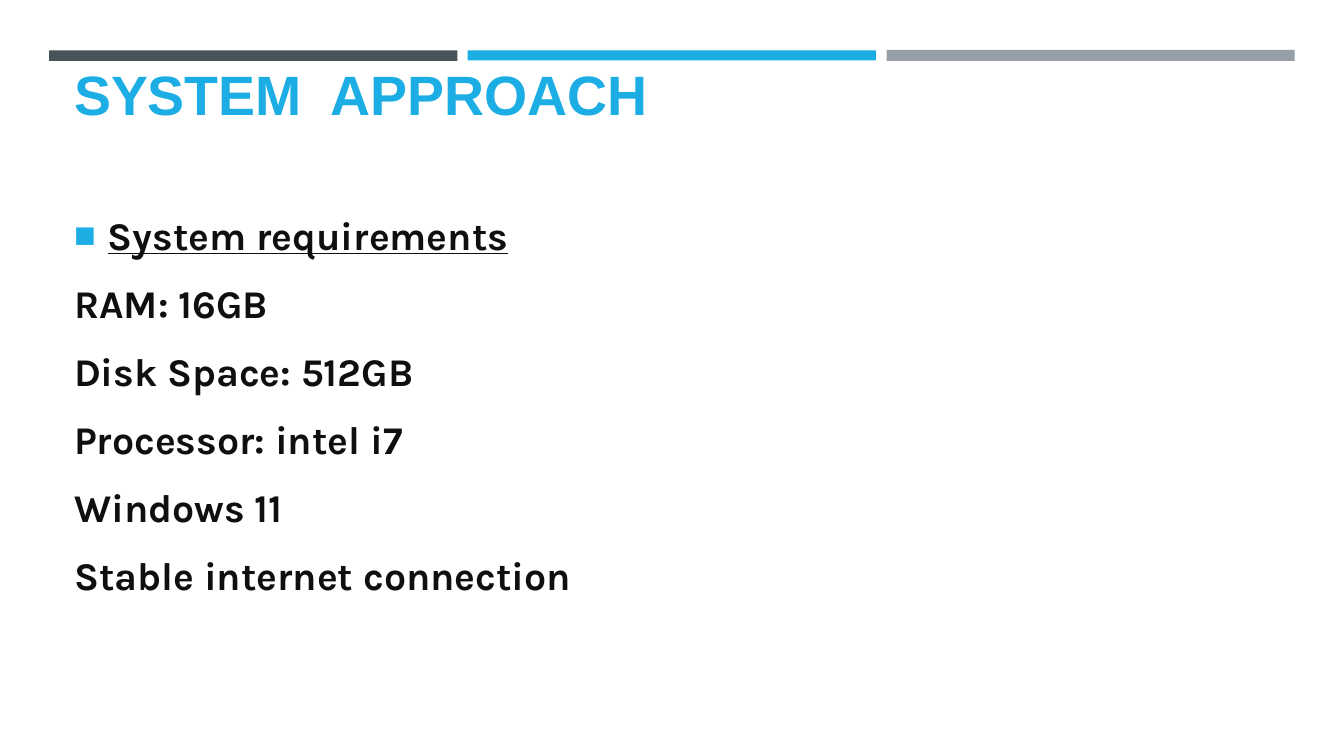
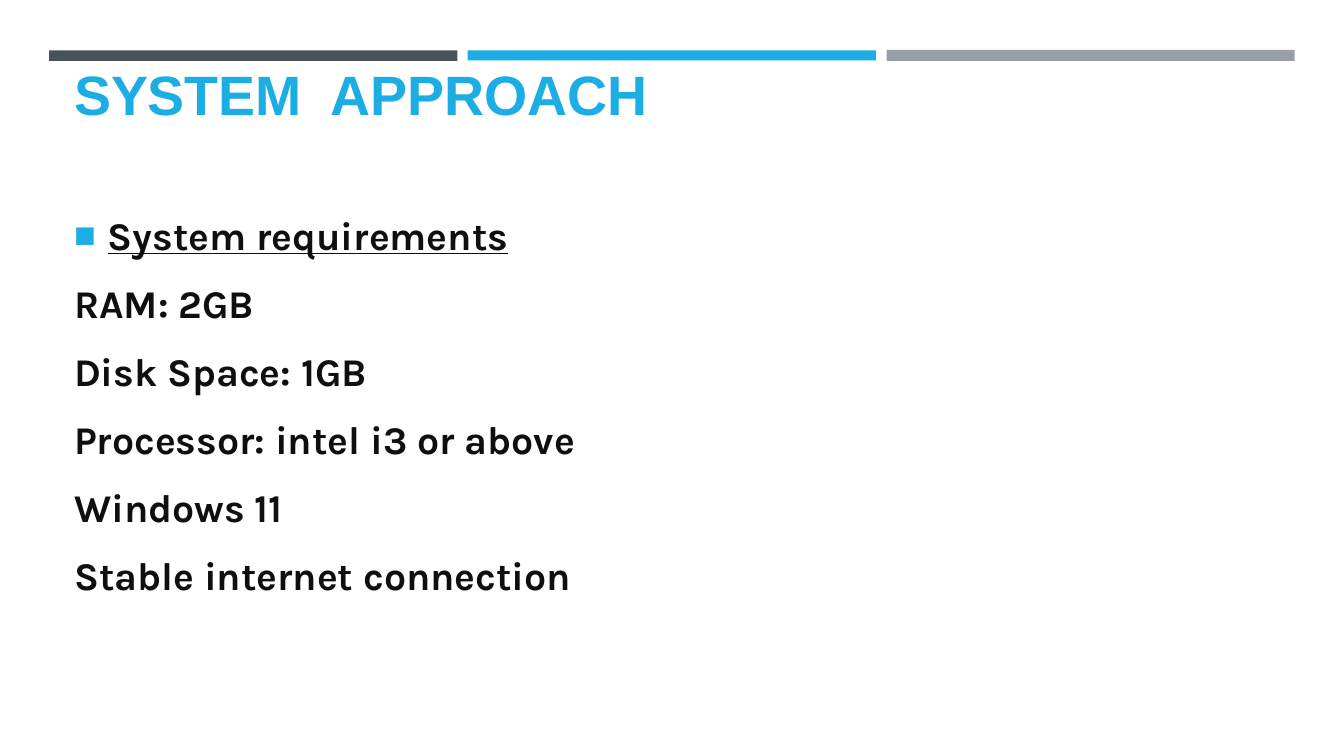
Before and after one commit to AbhisekDas01/Employee-Salary-Prediction-App, a slide deck: slide 4 of Project template.pptx. Drawn at 1344x756 pixels with LibreOffice and Linux fonts; fonts in the diff are those of the drawing; background and template pictures are left out. Boxes give left, top, right and bottom in pixels: in the first picture for what was removed or moved away, otherwise in the second. Text is boxed around its words. In the diff, an @@ line names an element or a change of style, - is before the commit and + after.

```diff
--- a/Project template.pptx
+++ b/Project template.pptx
@@ text at (74, 292, 575, 455): text changed @@
-RAM: 16GB
-Disk Space: 512GB
-Processor: intel i7
+RAM: 2GB
+Disk Space: 1GB
+Processor: intel i3 or above
```
Also in this commit, not shown: 6 other slides changed.
